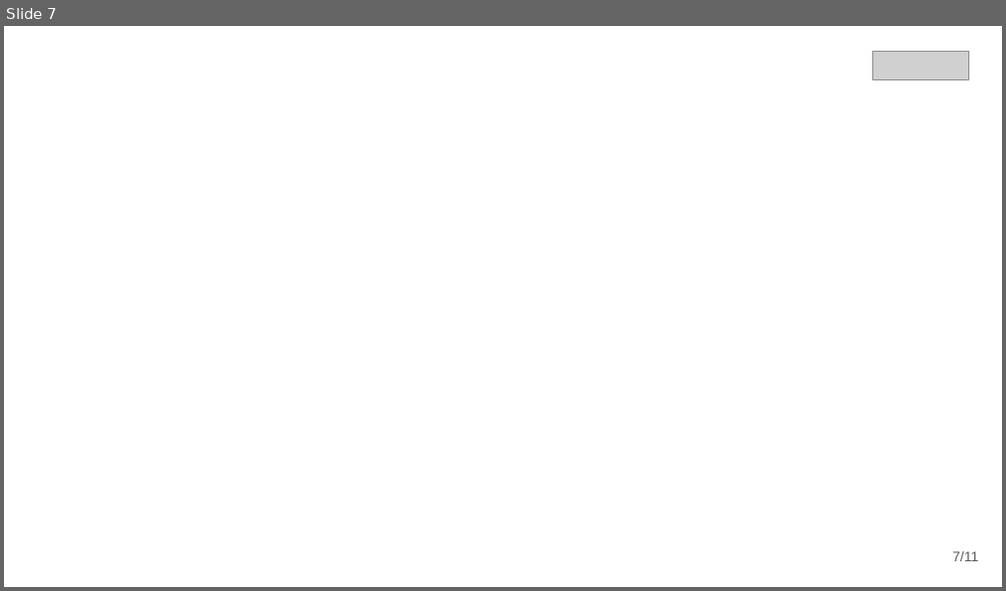
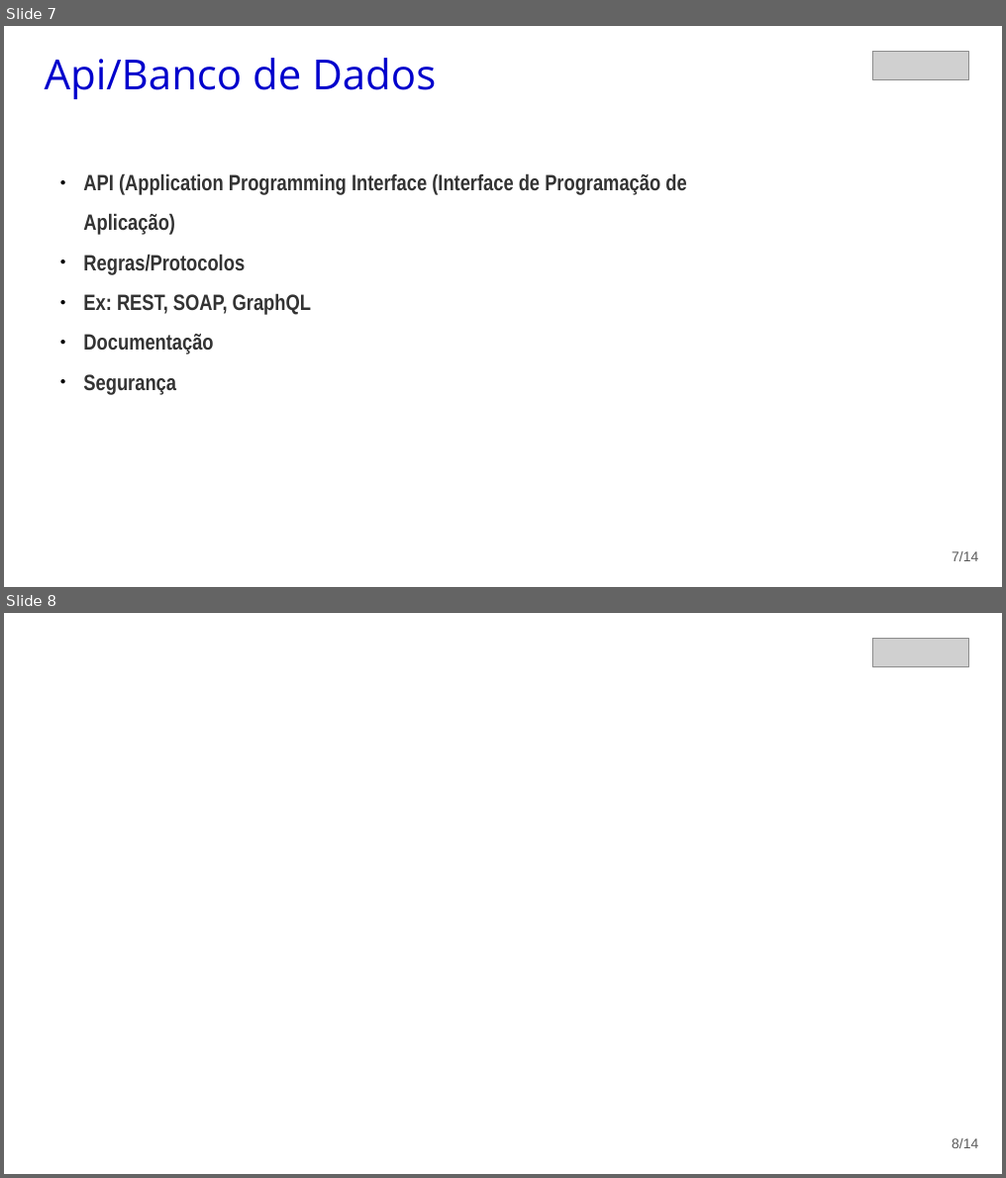
Before and after one commit to nilsonsmf/workshopsd, a slide deck: docs/workshop-sd-presentation.odp. Shown one above the other, each under a label of ours: slide 7 before the commit, slides 7 and 8 after it. The pictures are 1006x591 and 1006x1178 pixels, drawn with LibreOffice and Linux fonts; fonts in the diff are those of the drawing; grey boxes stand for pictures; background and template pictures are left out. Boxes give left, top, right and bottom in pixels: in the first picture for what was removed or moved away, otherwise in the second. Text is boxed around its words. In the diff, an @@ line names an element or a change of style, - is before the commit and + after.

```diff
--- a/docs/workshop-sd-presentation.odp
+++ b/docs/workshop-sd-presentation.odp
@@ slide 7 added at (4, 26, 1002, 587), background #FFFFFF @@
@@ picture added at (873, 51, 969, 79) @@
@@ title added at (45, 58, 436, 99), 30 pt, text #0000CC @@
+Api/Banco de Dados
@@ text added at (83, 174, 686, 394), 16 pt, text #333333, bold @@
+● API (Application Programming Interface (Interface de Programação de Aplicação)
+● Regras/Protocolos
+● Ex: REST, SOAP, GraphQL
+● Documentação
+● Segurança
@@ page number added at (951, 552, 978, 562), 10 pt, text #595959 @@
+7/14
@@ what was slide 7 is now slide 8 @@
@@ page number at (951, 1139, 978, 1149): text changed @@
-7/11
+8/14
```
Also in this commit, not shown: 7 slides changed, 2 other slides added.
